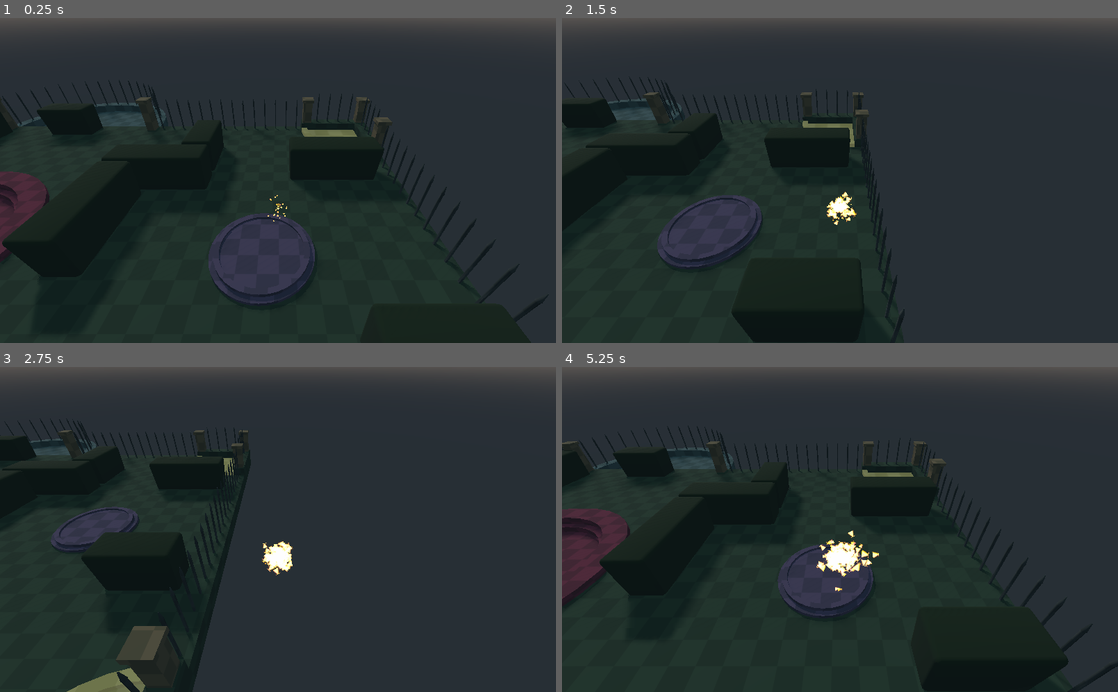
Above: before the commit, frames 1-4 (two rows, left to right).
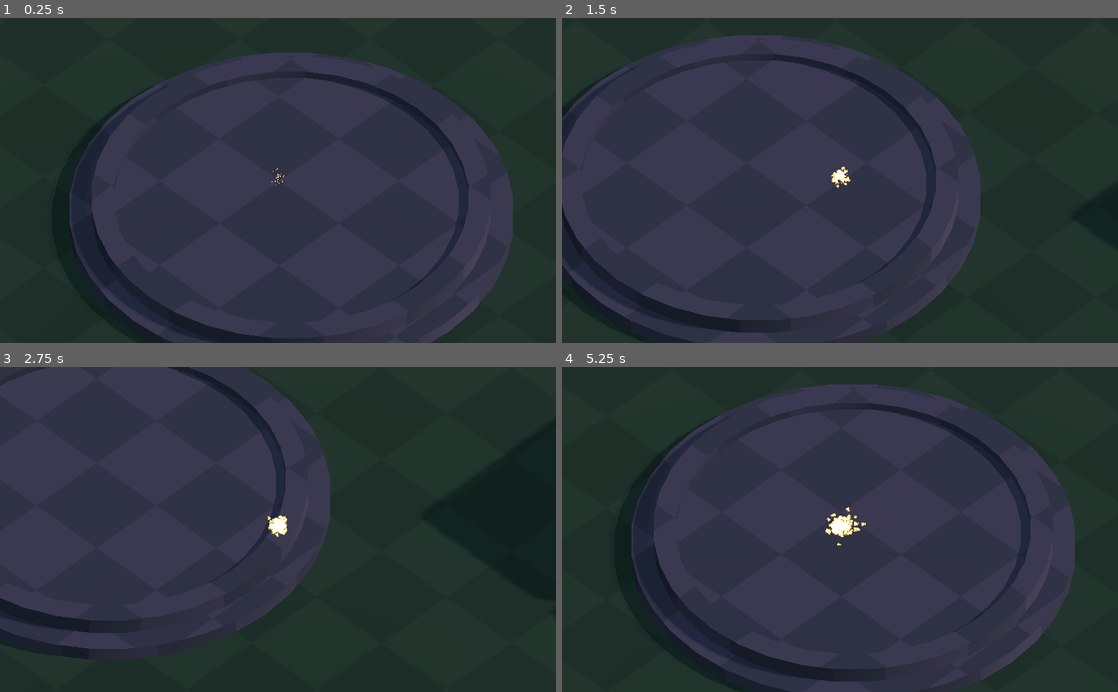
Above: after the commit, the same moments.

Repository: CROmartin/MiniJam70
Game: Godot game, scene res://Scenes-Martin/main.tscn
The game is run twice, just before and just after one commit, with the same random seed, the same clock (stepped at 60 frames per second) and the same inputs.
Inputs:
- Up to frame 1 (0.25 s): no input
- Up to frame 2 (1.5 s): hold D (right) 0.53-1.28 s; hold S (down) from 1.28 s (still down)
- Up to frame 3 (2.75 s): release S (down) at 2.03 s; hold D (right) from 2.03 s (still down)
- Up to frame 4 (5.25 s): release D (right) at 2.78 s; hold W (up) 2.78-3.53 s; hold A (left) 3.53-5.03 s; hold S (down) from 5.03 s (still down)

The runs differ from the first frame. In frame 1, 47% of the frame differs, in the area x 0-100%, y 0-100%; in frame 2, 45%; in frame 3, 32%; in frame 4, 51%.

Commit message:
Cammera and player movement

Diff:
--- a/Scenes-Martin/Player.tscn
+++ b/Scenes-Martin/Player.tscn
@@ -49,22 +49,24 @@
 [sub_resource type="QuadMesh" id=7]
 material = SubResource( 6 )
 
-[sub_resource type="BoxShape" id=8]
+[sub_resource type="SphereShape" id=8]
 
 [node name="Player" type="KinematicBody"]
 script = ExtResource( 2 )
 
 [node name="Particles" type="Particles" parent="."]
-transform = Transform( 1, 0, 0, 0, 1, 0, 0, 0, 1, 0, 0.850608, 0 )
+transform = Transform( 0.1, 0, 0, 0, 0.1, 0, 0, 0, 0.1, 0, 0.969639, 0 )
 amount = 5000
 lifetime = 5.0
 process_material = SubResource( 5 )
 draw_pass_1 = SubResource( 7 )
 
 [node name="CollisionShape" type="CollisionShape" parent="."]
-transform = Transform( 1, 0, 0, 0, 1, 0, 0, 0, 1, 0, 0.980684, 0 )
+transform = Transform( 0.1, 0, 0, 0, 0.1, 0, 0, 0, 0.1, 0, 0.980684, 0 )
 shape = SubResource( 8 )
 
 [node name="Camera" type="Camera" parent="."]
-transform = Transform( 1, 0, 0, 0, 0.806507, 0.591225, 0, -0.591225, 0.806507, 0, 12.5122, 12.4886 )
+transform = Transform( 1, 0, 0, 0, 0.707107, 0.707107, 0, -0.707107, 0.707107, 0, 4.52934, 3.61906 )
+projection = 1
 current = true
+size = 3.65069
--- a/Scenes-Martin/Scripts-Martin/Player.gd
+++ b/Scenes-Martin/Scripts-Martin/Player.gd
@@ -1,6 +1,6 @@
 extends KinematicBody
 
-var move_speed = 8;
+var move_speed = 1;
 
 # Declare member variables here. Examples:
 # var a = 2
@@ -19,15 +19,19 @@
 func _physics_process(delta):
 	var posToMove = Vector3(0,0,0);
 	if Input.is_action_pressed("up"):
-		posToMove.z = -1;
+		posToMove.z = 1; # -1
+		posToMove.x = -1;
 		move_and_collide(posToMove * move_speed * delta);
 	if Input.is_action_pressed("down"):
-		posToMove.z = 1;
+		posToMove.z = -1; # 1
+		posToMove.x = 1;
 		move_and_collide(posToMove * move_speed * delta);
 
 	if Input.is_action_pressed("right"):
+		posToMove.x = -1;
+		posToMove.z = -1;
+		move_and_collide(posToMove * move_speed * delta);
+	if Input.is_action_pressed("left"):
+		posToMove.z = 1;
 		posToMove.x = 1;
 		move_and_collide(posToMove * move_speed * delta);
-	if Input.is_action_pressed("left"):
-		posToMove.x = -1;
-		move_and_collide(posToMove * move_speed * delta);
--- a/Scenes-Martin/main.tscn
+++ b/Scenes-Martin/main.tscn
@@ -5,7 +5,7 @@
 
 [node name="main" type="Spatial"]
 
+[node name="Blockout" parent="." instance=ExtResource( 2 )]
+
 [node name="Player" parent="." instance=ExtResource( 1 )]
-transform = Transform( 0.5, 0, 0, 0, 0.5, 0, 0, 0, 0.5, 19.2529, 3.25053, 0.70113 )
-
-[node name="Blockout" parent="." instance=ExtResource( 2 )]
+transform = Transform( -0.707107, 0, 0.707107, 0, 1, 0, -0.707107, 0, -0.707107, 18.7085, 0, 0 )
